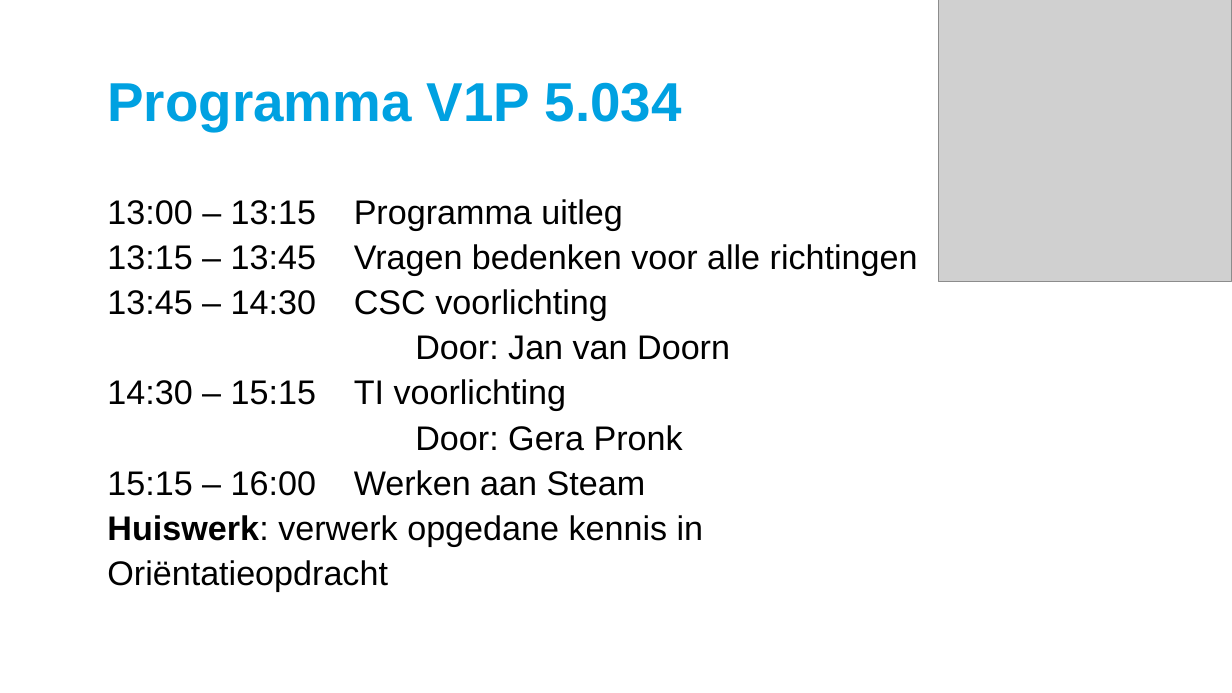
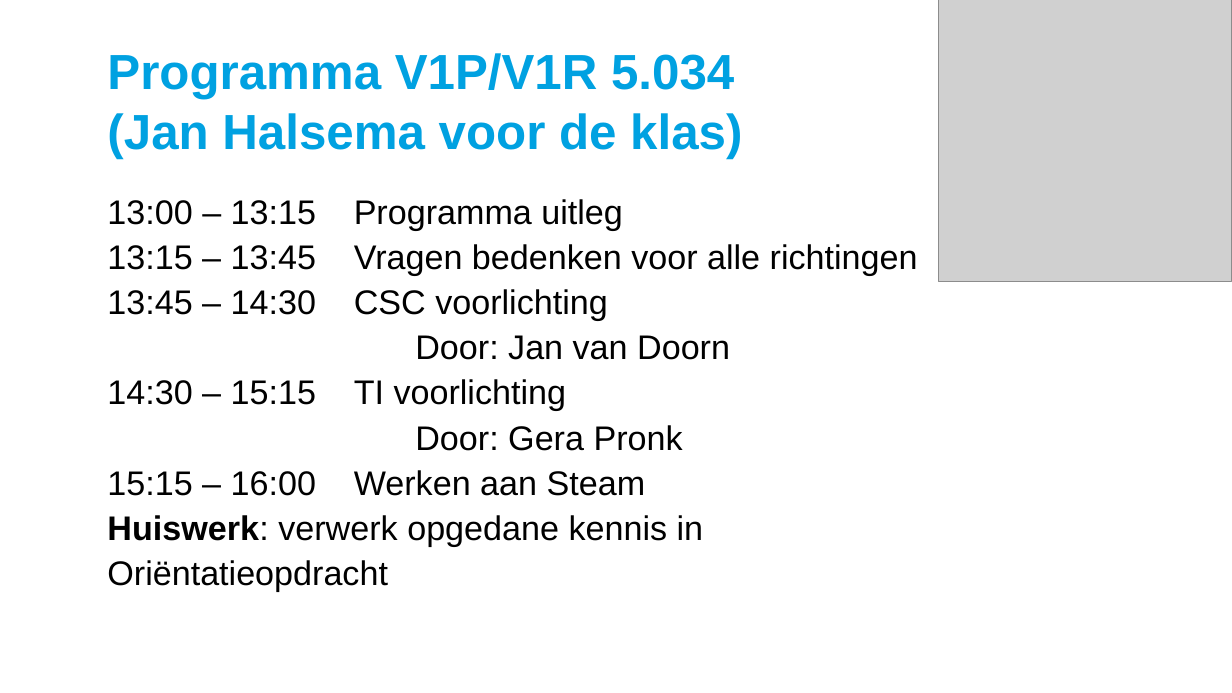
Before and after one commit to HU-PROP-S1/V1SE1_2526_februari-student, a slide deck: slide 2 of Slides/Steam/2026-12-05_ORIENTATIE_PROGRAMMA.pptx. Drawn at 1232x693 pixels with LibreOffice and Linux fonts; fonts in the diff are those of the drawing; grey boxes stand for pictures; background and template pictures are left out. Boxes give left, top, right and bottom in pixels: in the first picture for what was removed or moved away, otherwise in the second. Text is boxed around its words. In the diff, an @@ line names an element or a change of style, - is before the commit and + after.

```diff
--- a/Slides/Steam/2026-12-05_ORIENTATIE_PROGRAMMA.pptx
+++ b/Slides/Steam/2026-12-05_ORIENTATIE_PROGRAMMA.pptx
@@ title at [107, 53, 742, 159]: text changed; size 42.7 to 38.4 pt @@
-Programma V1P 5.034
+Programma V1P/V1R 5.034
+(Jan Halsema voor de klas)
```
Also in this commit, not shown: 1 other slide changed, 2 slides removed, 1 other file.
